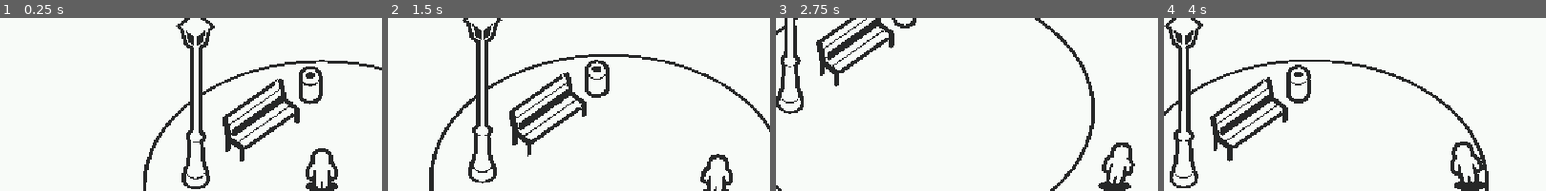
Above: before the commit, frames 1-4 (left to right).
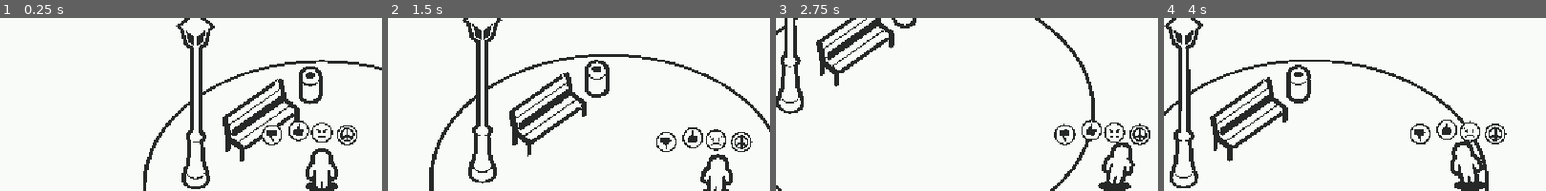
Above: after the commit, the same moments.

Repository: icehelmdev/poll-itical
Game: Godot game, scene res://scenes/main/main.tscn
Two runs of this game, one before a commit and one after it. Both use one fixed random seed, a clock stepped at 60 frames per second and the inputs below.
Inputs:
- Up to frame 1 (0.25 s): no input
- Up to frame 2 (1.5 s): hold D (move_right) 0.53-1.28 s; hold S (move_back) from 1.28 s (still down)
- Up to frame 3 (2.75 s): release S (move_back) at 2.03 s; hold D (move_right) from 2.03 s (still down)
- Up to frame 4 (4 s): release D (move_right) at 2.78 s; hold W (move_forward) 2.78-3.53 s; hold A (move_left) from 3.53 s (still down)
The pictures show only the part of the screen within x 8-58%, y 13-63%; the shares and areas given below are measured in that part.

The runs differ from the first frame. In frame 1, 1.0% of the frame differs, in the area x 68-94%, y 59-74%; in frame 2, 1.0%; in frame 3, 1.0%; in frame 4, 1.1%, in the area x 64-90%, y 58-74%.

Commit message:
added emotes

Diff:
--- /dev/null
+++ b/materials/emotes/M_Emote_Dark.tres
@@ -0,0 +1,7 @@
+[gd_resource type="StandardMaterial3D" format=3 uid="uid://bhw4yunbyrdo4"]
+
+[resource]
+shading_mode = 0
+diffuse_mode = 3
+albedo_color = Color(0.13333334, 0.13725491, 0.13725491, 1)
+billboard_mode = 1
--- /dev/null
+++ b/materials/emotes/M_Emote_Light.tres
@@ -0,0 +1,7 @@
+[gd_resource type="StandardMaterial3D" format=3 uid="uid://b5rmt4imjtvfs"]
+
+[resource]
+shading_mode = 0
+diffuse_mode = 3
+albedo_color = Color(0.9411765, 0.9647059, 0.9411765, 1)
+billboard_mode = 1
--- a/scenes/player/player.tscn
+++ b/scenes/player/player.tscn
@@ -3,7 +3,11 @@
 [ext_resource type="Script" uid="uid://k0ol8c60fark" path="res://scenes/player/player.gd" id="1_player"]
 [ext_resource type="Script" uid="uid://bac85smq8biic" path="res://scenes/player/player_visual.gd" id="2_visual"]
 [ext_resource type="PackedScene" uid="uid://cemnya8fo8ir4" path="res://meshes/characters/SK_Character_Idle.glb" id="3_gmlin"]
+[ext_resource type="PackedScene" uid="uid://be3mn64wnpa4q" path="res://meshes/emotes/Emote_Angry.glb" id="3_p47bc"]
+[ext_resource type="PackedScene" uid="uid://c8t1xo34l5e1t" path="res://meshes/emotes/Emote_Peace.glb" id="3_qek5x"]
+[ext_resource type="PackedScene" uid="uid://btu88iwedy4dv" path="res://meshes/emotes/Emote_Bad.glb" id="4_5gtgg"]
 [ext_resource type="PackedScene" uid="uid://wp3tc2lhfugd" path="res://meshes/characters/SM_Shadow.glb" id="4_lvxji"]
+[ext_resource type="PackedScene" uid="uid://b635tlwgti6qr" path="res://meshes/emotes/Emote_Good.glb" id="5_h17s1"]
 
 [sub_resource type="CapsuleShape3D" id="CapsuleShape3D_player"]
 radius = 0.4
@@ -19,6 +23,18 @@
 [node name="SM_Shadow" parent="." unique_id=2129088955 instance=ExtResource("4_lvxji")]
 transform = Transform3D(1.25, 0, 0, 0, 1, 0, 0, 0, 0.6, 0, 0.07744421, 0)
 
+[node name="Emote_Peace2" parent="." unique_id=1787781719 instance=ExtResource("3_qek5x")]
+transform = Transform3D(1, 0, 0, 0, 1, 0, 0, 0, 1, 1.0623245, 3.1278257, 0)
+
+[node name="Emote_Bad2" parent="Emote_Peace2" unique_id=2047013184 instance=ExtResource("4_5gtgg")]
+transform = Transform3D(1, 0, 0, 0, 1, 0, 0, 0, 1, -3.1417294, 0, 0)
+
+[node name="Emote_Good2" parent="." unique_id=1477204833 instance=ExtResource("5_h17s1")]
+transform = Transform3D(1, 0, 0, 0, 1, 0, 0, 0, 1, -0.9637681, 3.3842206, 0)
+
+[node name="Emote_Angry2" parent="." unique_id=677218663 instance=ExtResource("3_p47bc")]
+transform = Transform3D(1, 0, 0, 0, 1, 0, 0, 0, 1, 0, 3.25, 0)
+
 [node name="Visual" type="Node3D" parent="." unique_id=336460453 node_paths=PackedStringArray("body", "face_camera_target")]
 script = ExtResource("2_visual")
 body = NodePath("..")
Binary file added: meshes/emotes/Emote_Angry.glb
Not shown, added: meshes/emotes/Emote_Angry.glb.import
Binary file added: meshes/emotes/Emote_Bad.glb
Not shown, added: meshes/emotes/Emote_Bad.glb.import
Binary file added: meshes/emotes/Emote_Good.glb
Not shown, added: meshes/emotes/Emote_Good.glb.import
Binary file added: meshes/emotes/Emote_Happy.glb
Not shown, added: meshes/emotes/Emote_Happy.glb.import
Binary file added: meshes/emotes/Emote_Peace.glb
Not shown, added: meshes/emotes/Emote_Peace.glb.import
